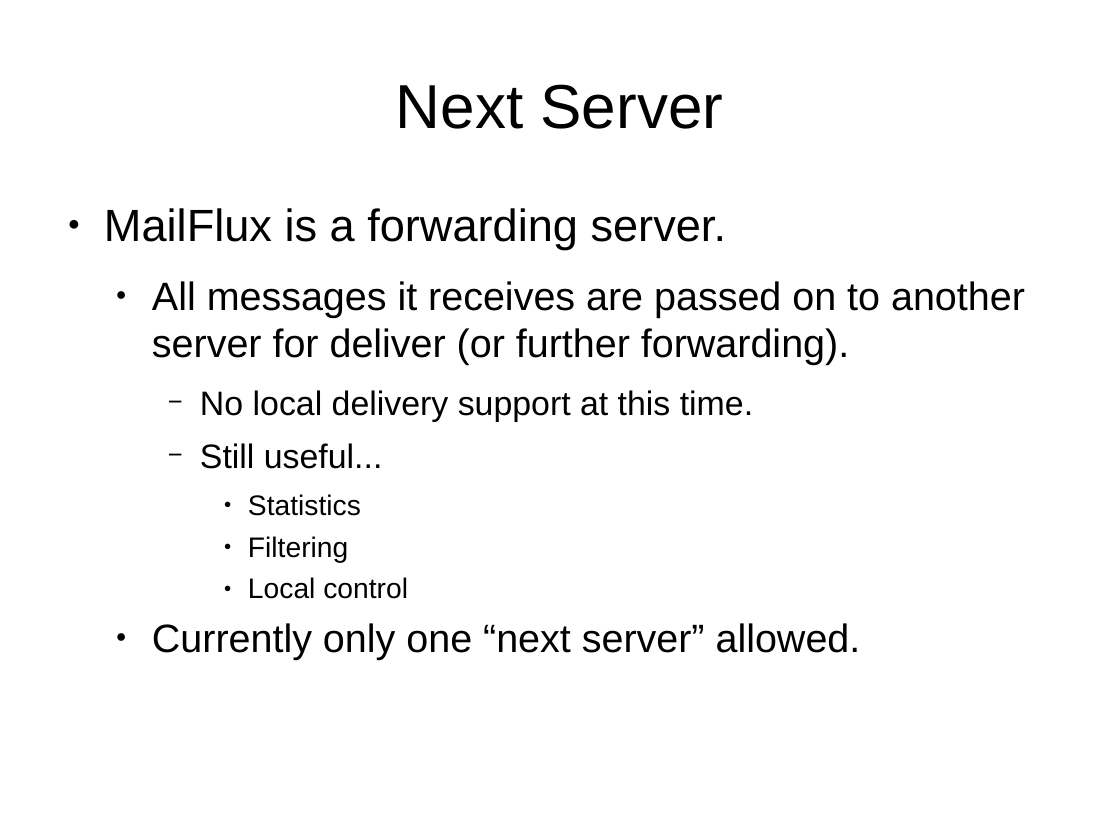
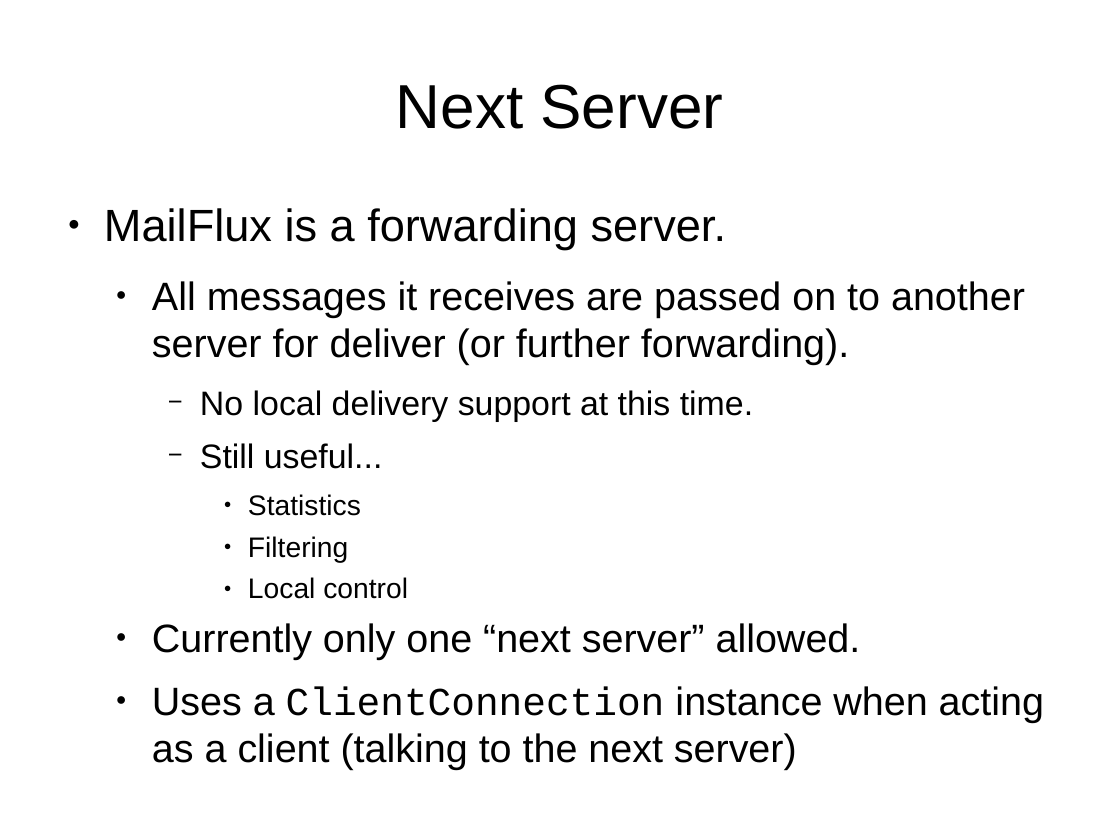
Before and after one commit to bburhans/vision, a slide deck: slide 7 of Mail/MailFlux/doc/MailFlux.odp. Drawn at 1120x840 pixels with LibreOffice and Linux fonts; fonts in the diff are those of the drawing. Boxes give left, top, right and bottom in pixels: in the first picture for what was removed or moved away, otherwise in the second. Text is boxed around its words. In the diff, an @@ line names an element or a change of style, - is before the commit and + after.

```diff
--- a/Mail/MailFlux/doc/MailFlux.odp
+++ b/Mail/MailFlux/doc/MailFlux.odp
@@ text at (152, 686, 1044, 770): paragraph added @@
+  ● Uses a ClientConnection instance when acting as a client (talking to the next server)
```
Also in this commit, not shown: 1 other slide changed, 1 slide added.
